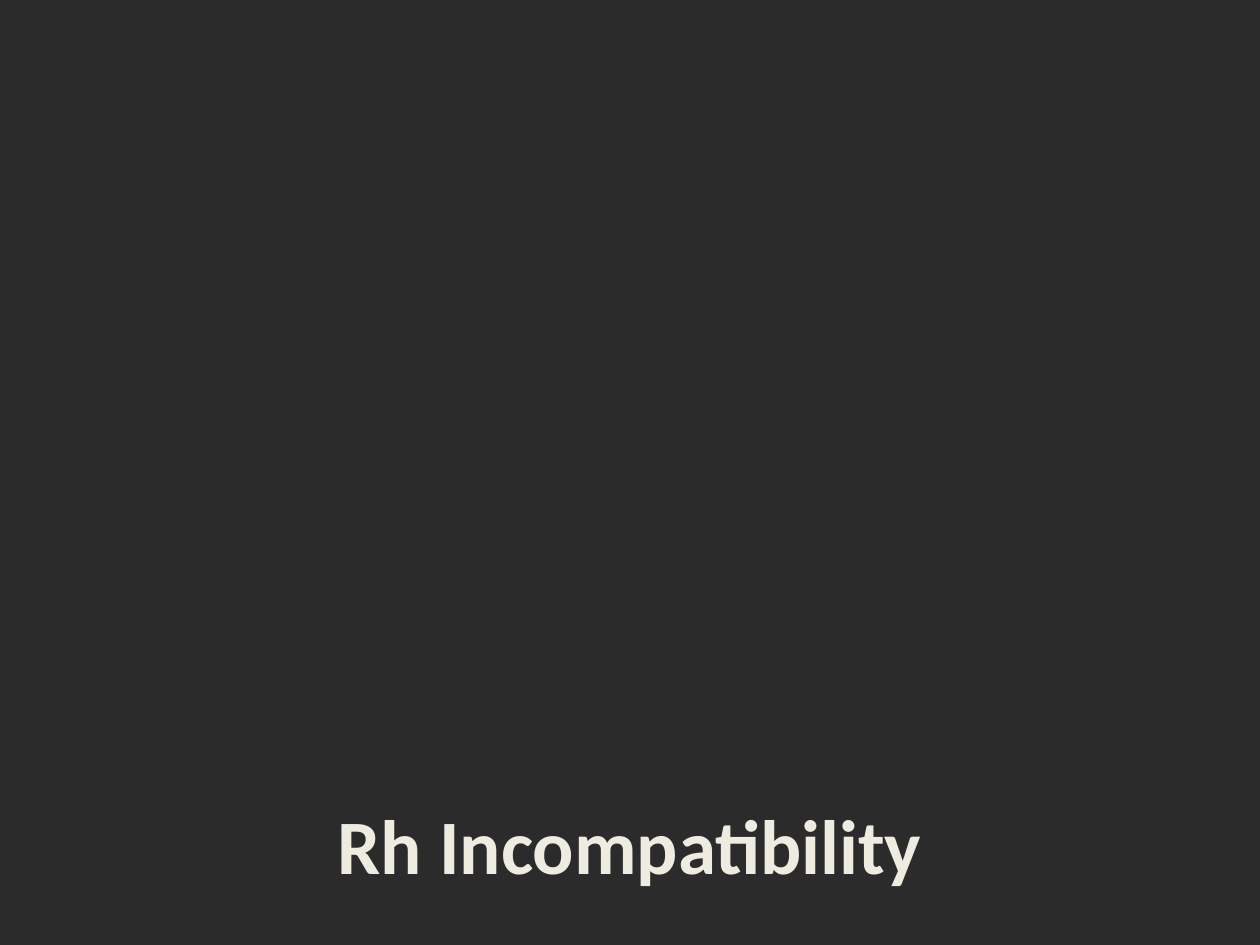
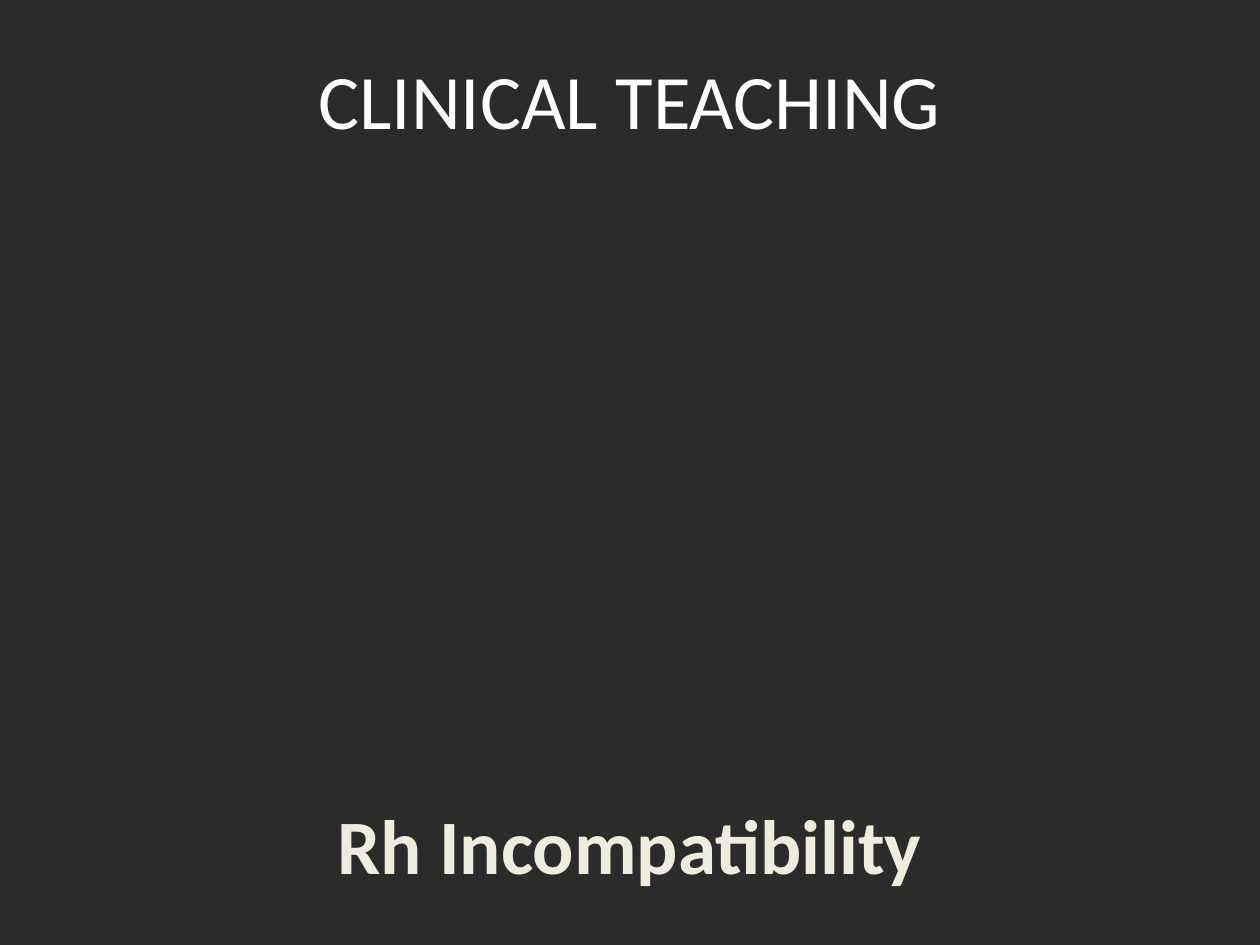
Before and after one commit to wahlanglarisa/springboot_practice, a slide deck: slide 1 of Rh Incompatibility.pptx. Drawn at 1260x945 pixels with LibreOffice and Linux fonts; fonts in the diff are those of the drawing; background and template pictures are left out; a plain dark background stands for a picture behind light text. Boxes give left, top, right and bottom in pixels: in the first picture for what was removed or moved away, otherwise in the second. Text is boxed around its words. In the diff, an @@ line names an element or a change of style, - is before the commit and + after.

```diff
--- a/Rh Incompatibility.pptx
+++ b/Rh Incompatibility.pptx
@@ text added at box(319, 79, 941, 130), 44 pt, text #FFFFFF @@
+CLINICAL TEACHING
```
Also in this commit, not shown: 4 other slides changed, 3 slides added, 9 other files.
